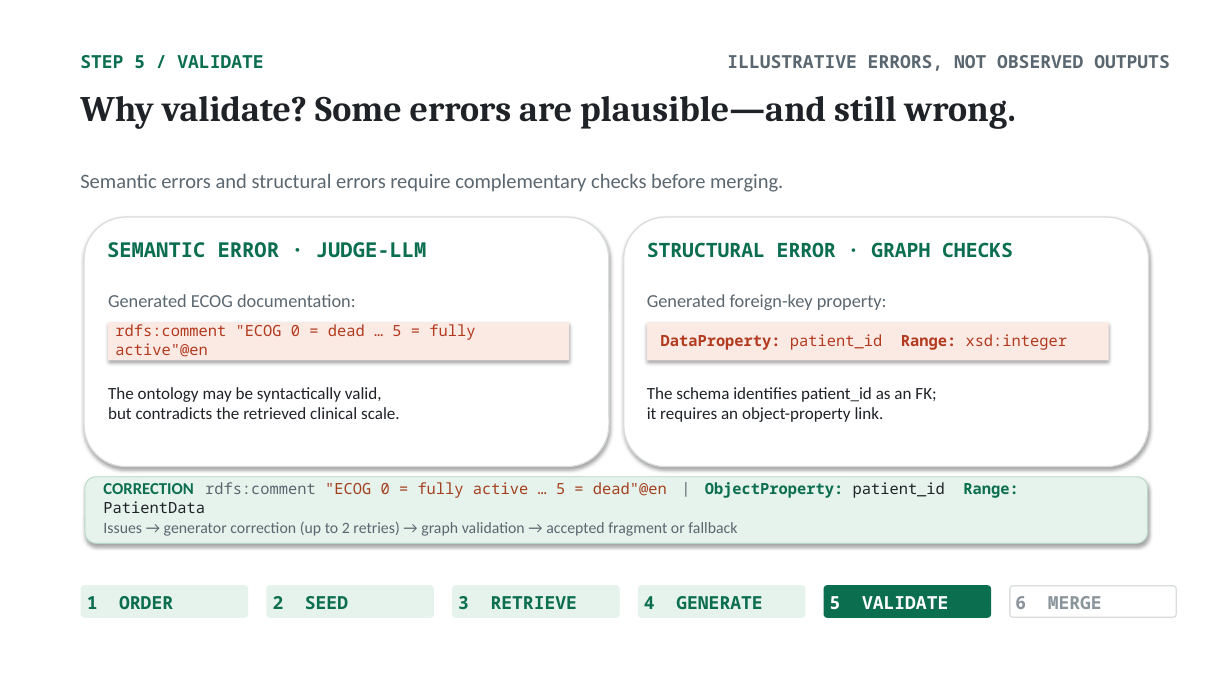
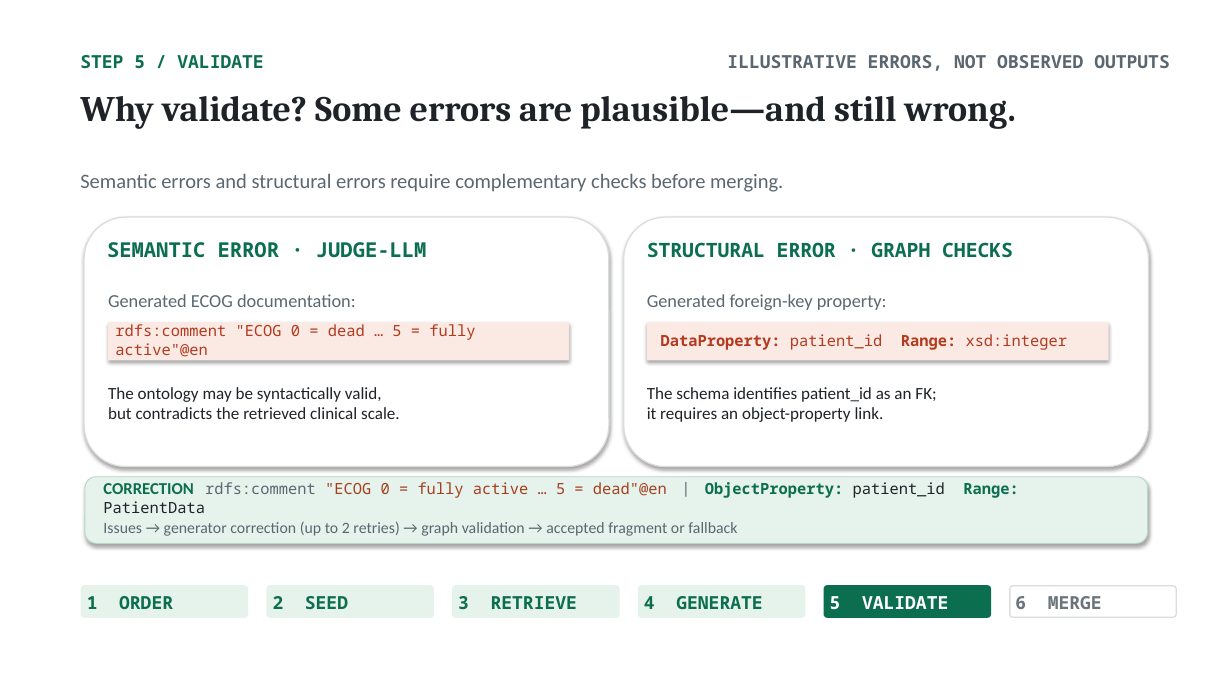
Before and after one commit to NadeenAhmad/rigor_private, a slide deck: slide 10 of presentation/RIGOR_ISWC2026.pptx. Drawn at 1232x693 pixels with LibreOffice and Linux fonts; fonts in the diff are those of the drawing. Boxes give left, top, right and bottom in pixels: in the first picture for what was removed or moved away, otherwise in the second. Text is boxed around its words. In the diff, an @@ line names an element or a change of style, - is before the commit and + after.

```diff
--- a/presentation/RIGOR_ISWC2026.pptx
+++ b/presentation/RIGOR_ISWC2026.pptx
@@ text "6 MERGE" at [1015, 596, 1102, 609]: text colour #8A949B to #6B747B @@
```
Also in this commit, not shown: 15 other slides changed, 8 other files.
